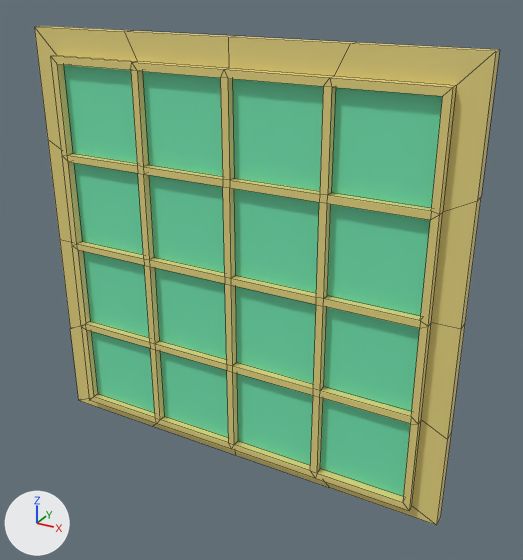
Renders of the FBX model Assets/Art/Models/window Frame.fbx from each side of a commit.
Both versions are drawn from a camera (50 mm lens) standing at (1.57, -2.57, 2.29) and looking at (0.12, 0.05, 0.98). Lighting does not change. The marker at lower left points along +X, +Y and +Z. Mesh edges are drawn as thin lines.
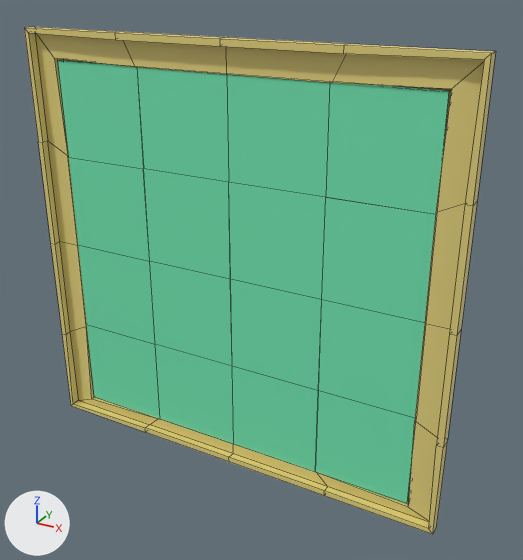
Changed parts and their boxes [x1, y1, x2, y2] in the pictures (523 x 560 px):
'Plane.008', reshaped, turned
    before: [34, 26, 500, 525]
    after: [24, 27, 496, 534]
part 1 of me_plane_018, added
    after: [24, 28, 491, 534]

What the commit changed:
me_plane_018 is used by ob_plane_008; location (0.0, 0.0, 0.979); rotation (1.571, 0.0, 0.0), in degrees (90, 0, 0); scale (0.965, 0.965, 0.965).
me_plane_018 had 192 vertices, 189 faces and spanned x -1.07..1.07, y -1.01..1.07, z -0.07..0.04.
me_plane_018 now has 384 vertices, 394 faces and spans x -1.07..1.07, y -1.01..1.07, z -0.07..0.04.
Part 1, on me_plane_018:
118 vertices are added at x -1.06..1.06, y -0.99..1.06, z -0.07..0.02.
36 new vertices lie (0.45, 0.0, 0.0) away from vertices in x -0.93..0.48, y -0.93..0.93, z 0.01..0.02.
12 new vertices lie (0.47, 0.0, 0.0) away from vertices in x -0.47..0.0, y -0.93..0.93, z -0.02.
7 new vertices lie (0.0, 0.46, 0.0) away from vertices in x -0.93..0.47, y -0.93, z -0.02.
7 new vertices lie (0.46, 0.0, 0.0) away from vertices in x -0.93..0.47, y -0.93..0.93, z -0.02.
6 new vertices lie (0.0, -0.46, 0.0) away from vertices in x -0.93..0.47, y 0.93, z -0.02.
6 new vertices lie (0.0, 0.0, 0.04) away from vertices in x -0.93..0.93, y -0.48..0.48, z -0.02.
16 new faces join them, mat_material_022 (green #73e7b3).
189 new faces join them, mat_material_021 (yellow #e7d580).
Object 'Plane.008' (ob_plane_008) turns from (90, 0, 0) to (90, 0, -180) degrees about x, y and z.
